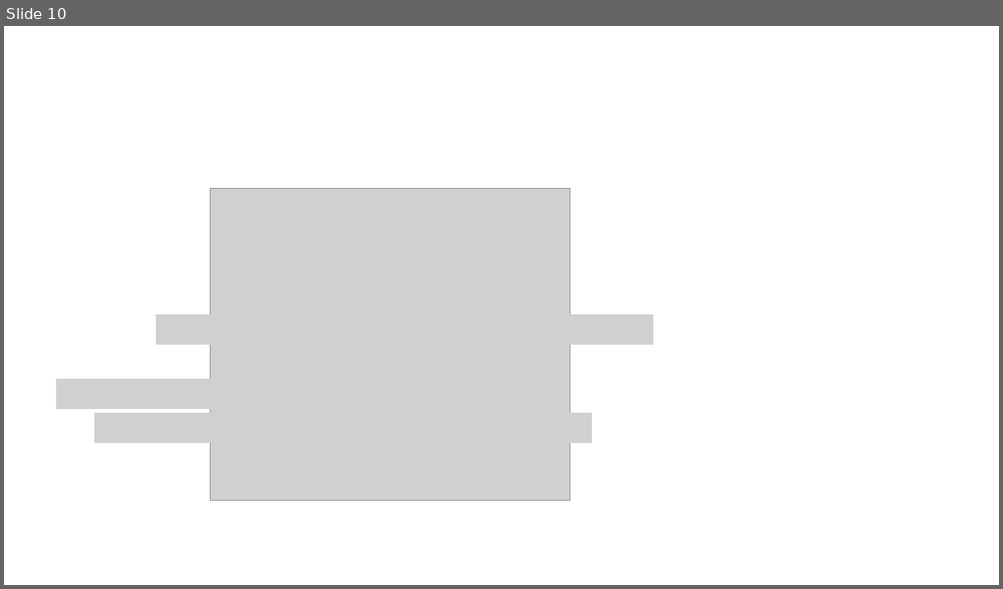
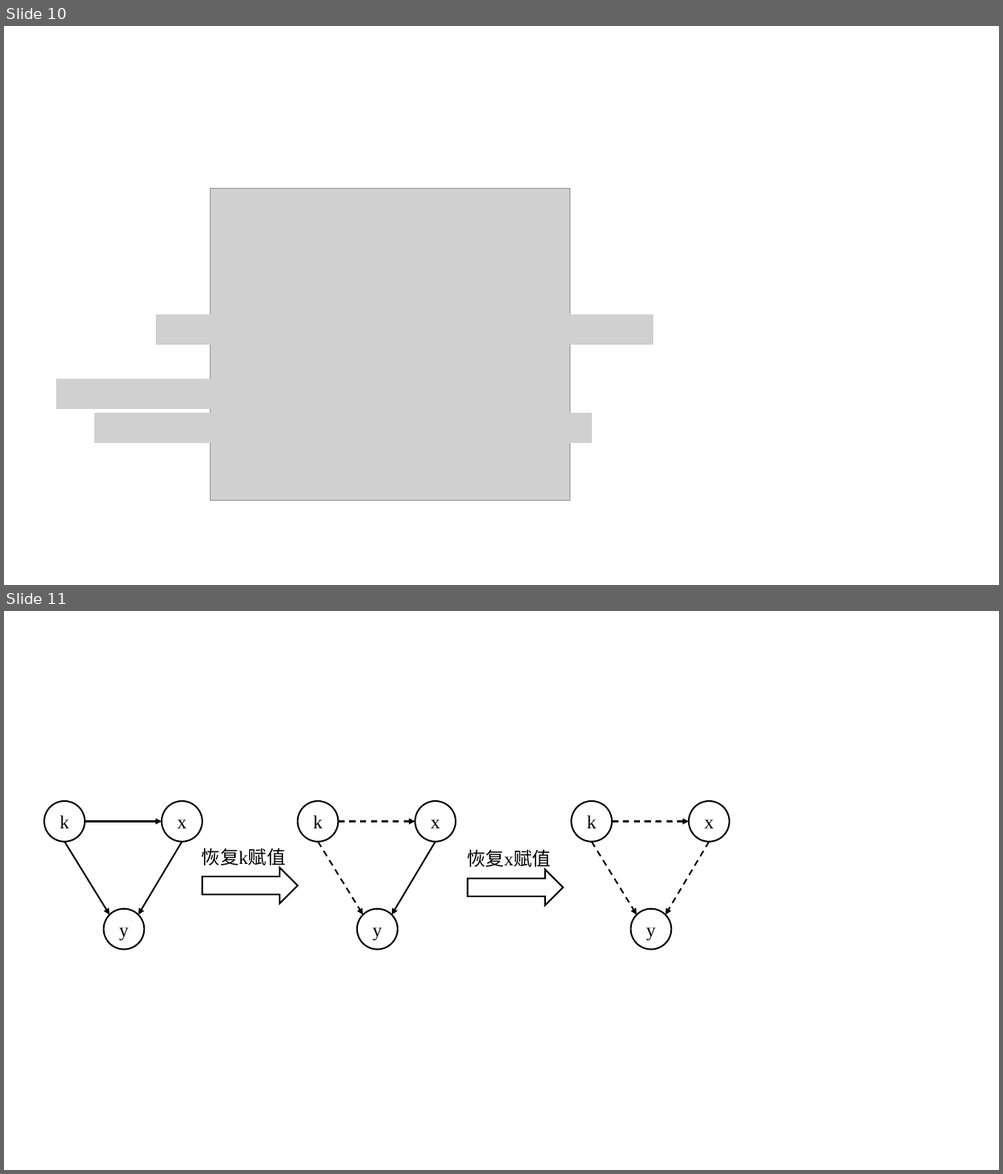
Before and after one commit to yogurt-shadow/Master_Thesis, a slide deck: draw.pptx. Shown one above the other, each under a label of ours: slide 10 before the commit, slides 10 and 11 after it. The pictures are 1003x589 and 1003x1174 pixels, drawn with LibreOffice and Linux fonts; fonts in the diff are those of the drawing; grey boxes stand for pictures. Boxes give left, top, right and bottom in pixels: in the first picture for what was removed or moved away, otherwise in the second. Text is boxed around its words. In the diff, an @@ line names an element or a change of style, - is before the commit and + after.

```diff
--- a/draw.pptx
+++ b/draw.pptx
@@ slide 11 added at bbox=[4, 611, 999, 1170], background #FFFFFF @@
@@ ellipse added at bbox=[44, 801, 85, 842], fill #FFFFFF, outline #000000 1.5 pt, 18 pt, text #000000 @@
+k
@@ ellipse added at bbox=[162, 801, 202, 842], fill #FFFFFF, outline #000000 1.5 pt, 18 pt, text #000000 @@
+x
@@ ellipse added at bbox=[297, 801, 338, 842], fill #FFFFFF, outline #000000 1.5 pt, 18 pt, text #000000 @@
+k
@@ ellipse added at bbox=[415, 801, 455, 842], fill #FFFFFF, outline #000000 1.5 pt, 18 pt, text #000000 @@
+x
@@ ellipse added at bbox=[571, 801, 612, 842], fill #FFFFFF, outline #000000 1.5 pt, 18 pt, text #000000 @@
+k
@@ ellipse added at bbox=[689, 801, 729, 842], fill #FFFFFF, outline #000000 1.5 pt, 18 pt, text #000000 @@
+x
@@ arrow added from (85, 821) to (162, 821), #000000 1.5 pt @@
@@ arrow added from (338, 821) to (415, 821), #000000 1.5 pt dashed @@
@@ arrow added from (612, 821) to (689, 821), #000000 1.5 pt dashed @@
@@ arrow added from (65, 842) to (110, 915), #000000 1.5 pt @@
@@ arrow added from (182, 842) to (138, 915), #000000 1.5 pt @@
@@ text added at bbox=[202, 848, 285, 869], 18 pt, text #000000 @@
+恢复k赋值
@@ arrow added from (318, 842) to (363, 915), #000000 1.5 pt dashed @@
@@ arrow added from (435, 842) to (392, 915), #000000 1.5 pt @@
@@ text added at bbox=[466, 849, 550, 870], 18 pt, text #000000 @@
+恢复x赋值
@@ arrow added from (591, 842) to (637, 915), #000000 1.5 pt dashed @@
@@ arrow added from (709, 842) to (665, 915), #000000 1.5 pt dashed @@
@@ right arrow added at bbox=[202, 868, 298, 903], fill #FFFFFF, outline #000000 1.5 pt @@
@@ right arrow added at bbox=[467, 870, 563, 906], fill #FFFFFF, outline #000000 1.5 pt @@
@@ ellipse added at bbox=[104, 909, 145, 950], fill #FFFFFF, outline #000000 1.5 pt, 18 pt, text #000000 @@
+y
@@ ellipse added at bbox=[357, 909, 397, 950], fill #FFFFFF, outline #000000 1.5 pt, 18 pt, text #000000 @@
+y
@@ ellipse added at bbox=[631, 909, 671, 950], fill #FFFFFF, outline #000000 1.5 pt, 18 pt, text #000000 @@
+y
```
Also in this commit, not shown: 7 other files.
